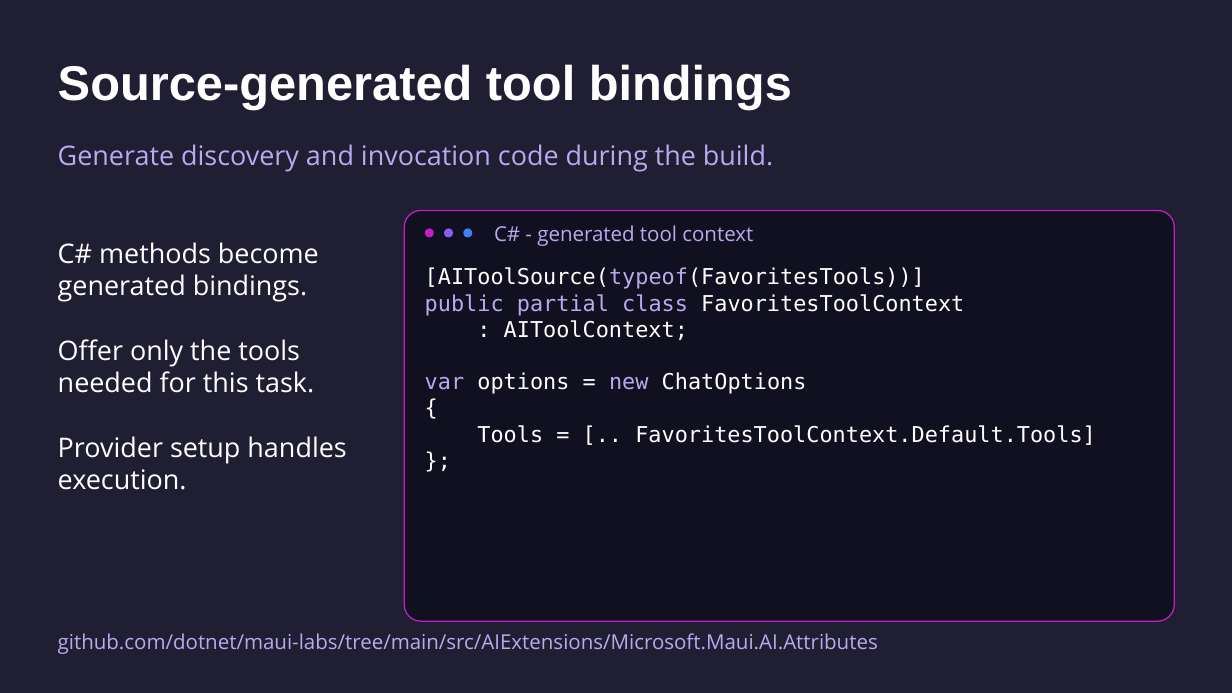
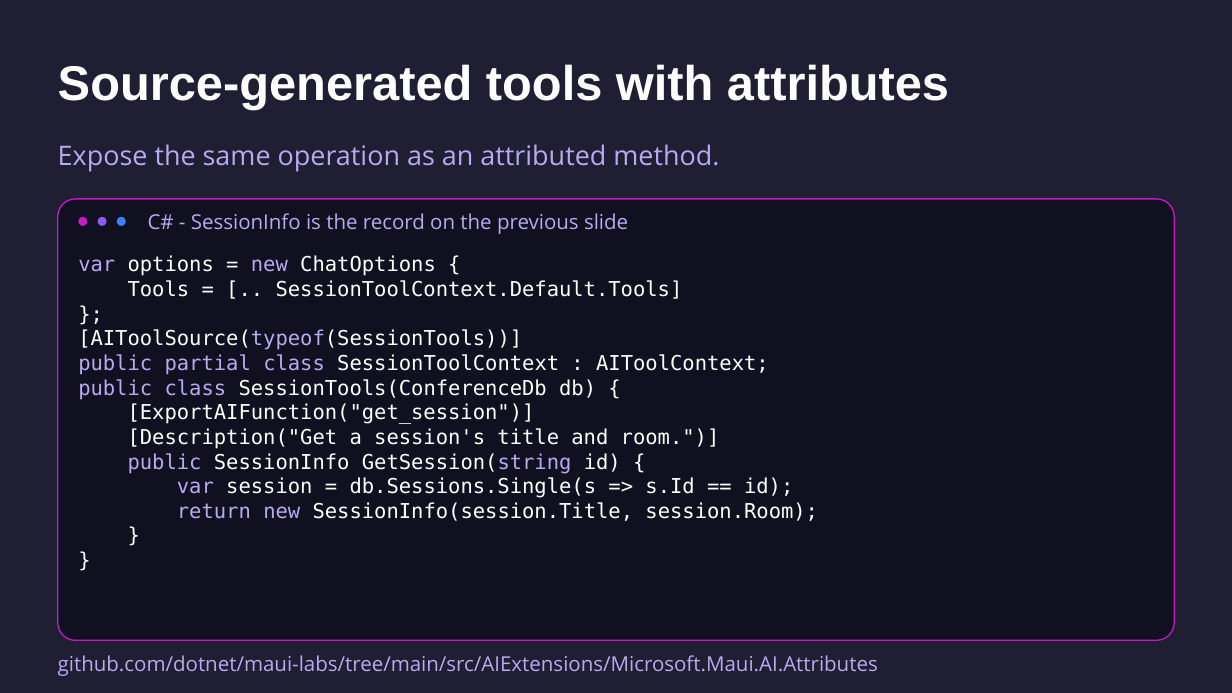
Before and after one commit to mattleibow/dotnetconf2026, a slide deck: slide 25 of slides.pptx. Drawn at 1232x693 pixels with LibreOffice and Linux fonts; fonts in the diff are those of the drawing. Boxes give left, top, right and bottom in pixels: in the first picture for what was removed or moved away, otherwise in the second. Text is boxed around its words. In the diff, an @@ line names an element or a change of style, - is before the commit and + after.

```diff
--- a/slides.pptx
+++ b/slides.pptx
@@ text at <box>58,64,949,109</box>: text changed @@
-Source-generated tool bindings
+Source-generated tools with attributes
@@ text removed at <box>58,144,773,172</box> @@
-Generate discovery and invocation code during the build.
@@ text added at <box>58,144,719,172</box>, 21 pt, text #B9AAEE @@
+Expose the same operation as an attributed method.
@@ rounded rectangle: place and size @@
-rounded rectangle at <box>405,211,1175,621</box>
+rounded rectangle at <box>57,199,1174,640</box>
@@ 3 ellipses: place and size @@
-3 ellipses at <box>425,228,472,238</box>
+3 ellipses at <box>79,217,126,226</box>
@@ text added at <box>148,213,628,234</box>, 16 pt, text #B9AAEE @@
+C# - SessionInfo is the record on the previous slide
@@ text removed at <box>494,225,753,246</box> @@
-C# - generated tool context
@@ text removed at <box>58,242,346,490</box> @@
-C# methods become generated bindings.
-Offer only the tools needed for this task.
-Provider setup handles execution.
@@ text added at <box>78,255,818,521</box>, 16 pt, text #FFFFFF @@
+var options = new ChatOptions {
+Tools = [.. SessionToolContext.Default.Tools]
+};
+[AIToolSource(typeof(SessionTools))]
+public partial class SessionToolContext : AIToolContext;
+public class SessionTools(ConferenceDb db) {
+[ExportAIFunction("get_session")]
+[Description("Get a session's title and room.")]
+public SessionInfo GetSession(string id) {
+var session = db.Sessions.Single(s => s.Id == id);
+return new SessionInfo(session.Title, session.Room);
+}
+}
@@ text removed at <box>425,267,1096,445</box> @@
-[AIToolSource(typeof(FavoritesTools))]
-public partial class FavoritesToolContext
-: AIToolContext;
-var options = new ChatOptions
-{
-Tools = [.. FavoritesToolContext.Default.Tools]
-};
@@ text "github.com/dotnet/maui-labs/tree/main/src/AIExtensions/Micro ...": place and size @@
-text "github.com/dotnet/maui-labs/tree/main/src/AIExtensions/Micro ..." at <box>58,633,878,654</box>
+text "github.com/dotnet/maui-labs/tree/main/src/AIExtensions/Micro ..." at <box>58,655,878,676</box>
```
Also in this commit, not shown: 8 other slides changed, 1 slide added, 1 slide removed.
